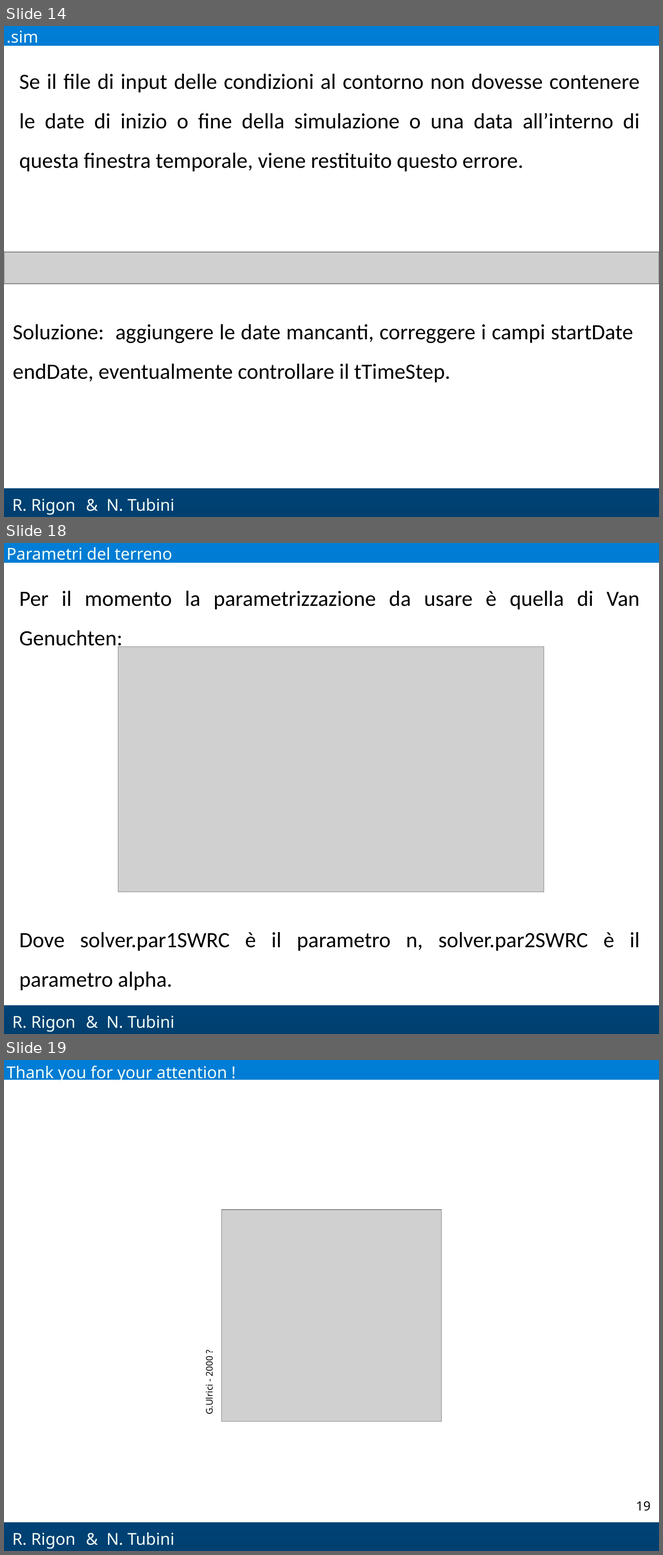
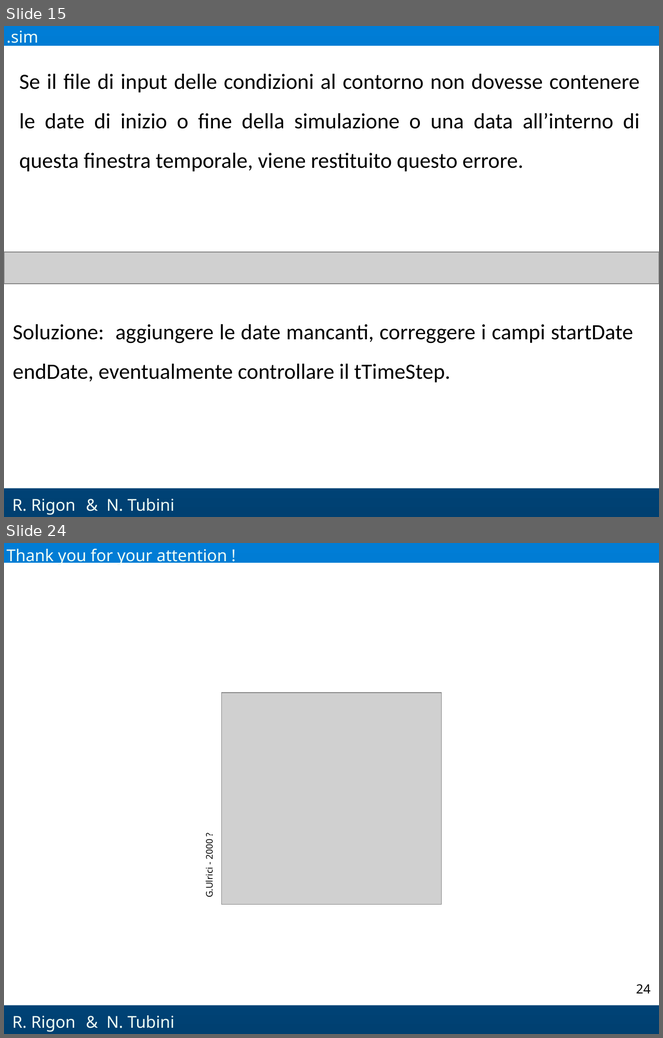
Before and after one commit to GEOframeOMSProjects/OMS_Project_Richards2D, a slide deck: docs/Richards2D.pptx. Shown one above the other, each under a label of ours: slides 14, 18 and 19 before the commit, slides 15 and 24 after it; the slides between them are not shown. The pictures are 663x1555 and 663x1038 pixels, drawn with LibreOffice and Linux fonts; fonts in the diff are those of the drawing; grey boxes stand for pictures; background and template pictures are left out. Boxes give left, top, right and bottom in pixels: in the first picture for what was removed or moved away, otherwise in the second. Text is boxed around its words. In the diff, an @@ line names an element or a change of style, - is before the commit and + after.

```diff
--- a/docs/Richards2D.pptx
+++ b/docs/Richards2D.pptx
@@ slide 18 removed at [4,543,659,1034], background gradient #007DD6 to #004071; not listed: 2 template elements that a slide beside it also shows @@
@@ text removed at [7,547,172,564] @@
-Parametri del terreno
@@ text removed at [19,590,640,651] @@
-Per il momento la parametrizzazione da usare è quella di Van Genuchten:
@@ picture removed at [118,646,544,892] @@
@@ text removed at [19,932,640,991] @@
-Dove solver.par1SWRC è il parametro n, solver.par2SWRC è il parametro alpha.
@@ text removed at [106,1016,175,1029] @@
-& N. Tubini
@@ what was slide 14 is now slide 15 @@
@@ what was slide 19 is now slide 24 @@
@@ page number at [636,984,651,994]: text changed @@
-19
+24
```
Also in this commit, not shown: 5 slides changed, 7 slides added, 1 other slide removed, 2 other files.
